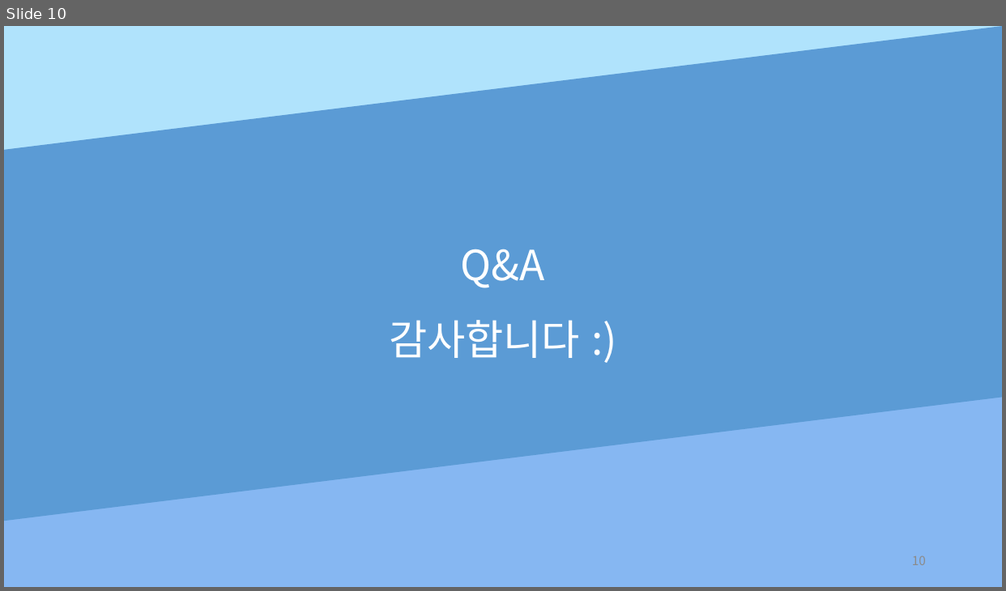
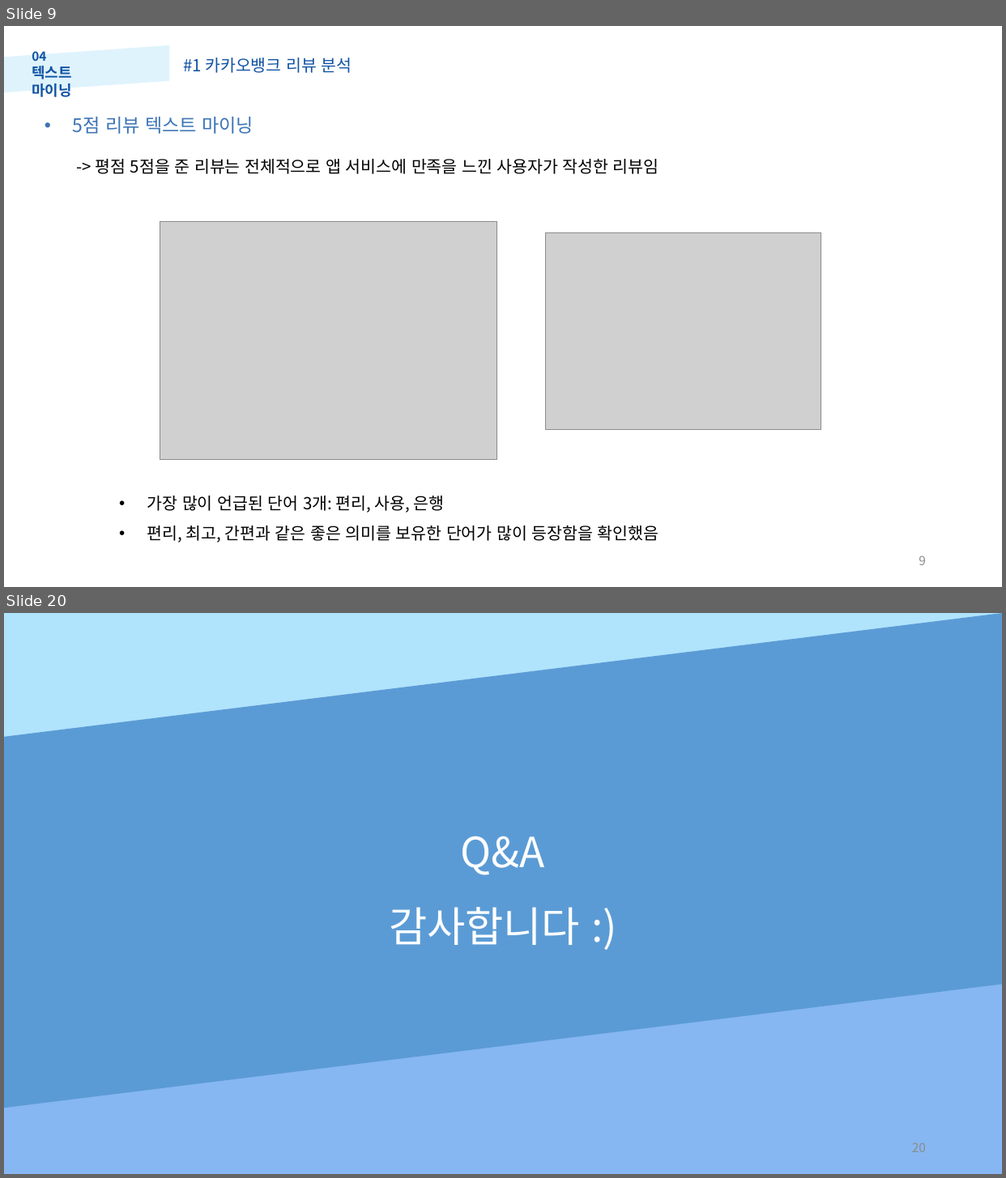
Before and after one commit to Hyun-JaeUng/wordchain, a slide deck: 포르폴리오_데이터영재.pptx. Shown one above the other, each under a label of ours: slide 10 before the commit, slides 9 and 20 after it; the slides between them are not shown. The pictures are 1006x591 and 1006x1178 pixels, drawn with LibreOffice and Linux fonts; fonts in the diff are those of the drawing; grey boxes stand for pictures. Boxes give left, top, right and bottom in pixels: in the first picture for what was removed or moved away, otherwise in the second. Text is boxed around its words. In the diff, an @@ line names an element or a change of style, - is before the commit and + after.

```diff
--- a/포르폴리오_데이터영재.pptx
+++ b/포르폴리오_데이터영재.pptx
@@ slide 9 added at (x1=4, y1=26, x2=1002, y2=587), background #FFFFFF @@
@@ parallelogram added at (x1=4, y1=45, x2=169, y2=93), fill #B0E3FC at 40% opacity @@
@@ text added at (x1=32, y1=51, x2=72, y2=97), 14 pt, text #1153A3, bold @@
+04
+텍스트 마이닝
@@ text added at (x1=183, y1=58, x2=352, y2=73), 16 pt, text #1153A3 @@
+#1 카카오뱅크 리뷰 분석
@@ text added at (x1=73, y1=117, x2=253, y2=134), 18 pt, text #3C74B5 @@
+• 5점 리뷰 텍스트 마이닝
@@ text added at (x1=96, y1=159, x2=659, y2=174), 16 pt, text #000000 @@
+-> 평점 5점을 준 리뷰는 전체적으로 앱 서비스에 만족을 느낀 사용자가 작성한 리뷰임
@@ picture added at (x1=160, y1=221, x2=497, y2=459) @@
@@ picture added at (x1=546, y1=233, x2=821, y2=430) @@
@@ text added at (x1=147, y1=496, x2=658, y2=543), 16 pt, text #000000 @@
+• 가장 많이 언급된 단어 3개: 편리, 사용, 은행
+• 편리, 최고, 간편과 같은 좋은 의미를 보유한 단어가 많이 등장함을 확인했음
@@ page number added at (x1=918, y1=556, x2=926, y2=565), 12 pt, text #8C8C8C @@
+9
@@ what was slide 10 is now slide 20 @@
@@ page number at (x1=912, y1=1143, x2=926, y2=1152): text changed @@
-10
+20
```
Also in this commit, not shown: 3 slides changed, 15 other slides added, 6 slides removed, 7 other files.
